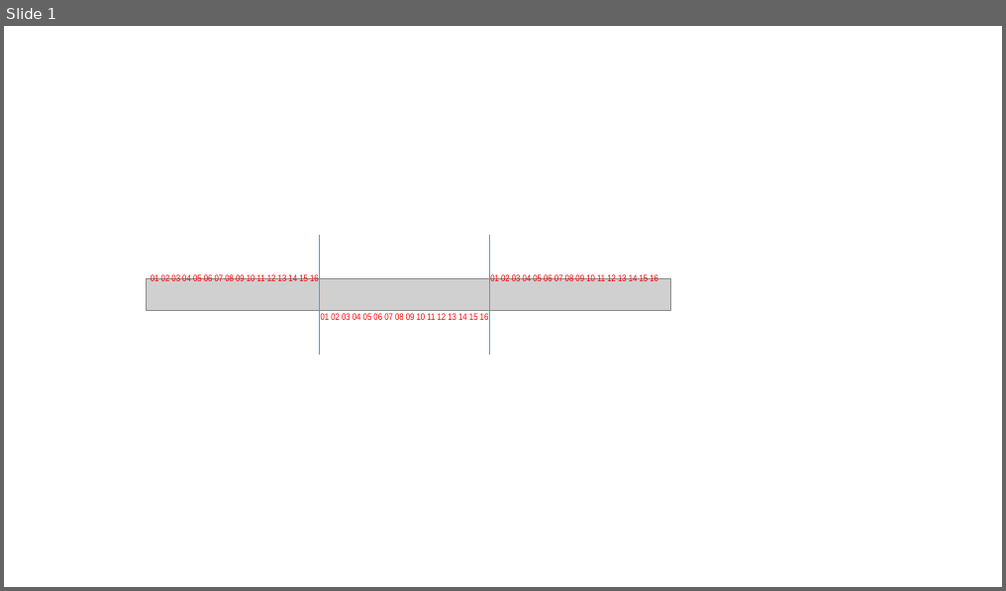
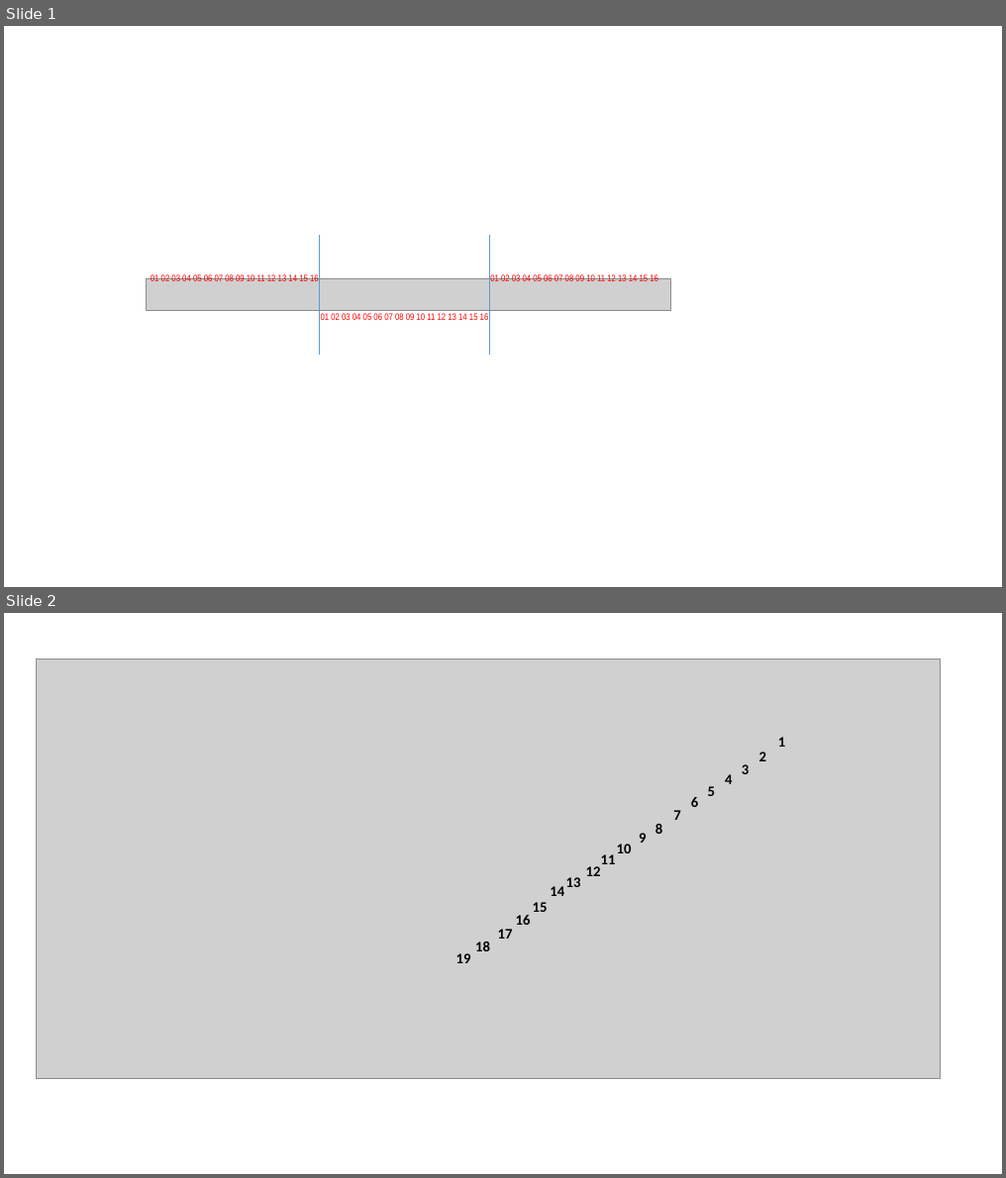
Before and after one commit to KeinOhrHasen/FormatStandardify, a slide deck: format-standardify/files/Doc/Презентация Microsoft PowerPoint.pptx. Shown one above the other, each under a label of ours: slide 1 before the commit, slides 1 and 2 after it. The pictures are 1006x591 and 1006x1178 pixels, drawn with LibreOffice and Linux fonts; fonts in the diff are those of the drawing; grey boxes stand for pictures. Boxes give left, top, right and bottom in pixels: in the first picture for what was removed or moved away, otherwise in the second. Text is boxed around its words. In the diff, an @@ line names an element or a change of style, - is before the commit and + after.

```diff
--- a/format-standardify/files/Doc/Презентация Microsoft PowerPoint.pptx
+++ b/format-standardify/files/Doc/Презентация Microsoft PowerPoint.pptx
@@ slide 2 added at (4,613,1002,1174), background #FFFFFF @@
@@ picture added at (36,660,940,1079) @@
@@ text added at (759,752,766,761), 14 pt, text #000000, bold @@
+2
@@ text added at (778,737,785,747), 14 pt, text #000000, bold @@
+1
@@ text added at (708,786,715,796), 14 pt, text #000000, bold @@
+5
@@ text added at (725,774,732,784), 14 pt, text #000000, bold @@
+4
@@ text added at (742,764,748,774), 14 pt, text #000000, bold @@
+3
@@ text added at (673,810,680,820), 14 pt, text #000000, bold @@
+7
@@ text added at (691,797,698,807), 14 pt, text #000000, bold @@
+6
@@ text added at (617,844,632,854), 14 pt, text #000000, bold @@
+10
@@ text added at (639,833,646,843), 14 pt, text #000000, bold @@
+9
@@ text added at (655,824,662,834), 14 pt, text #000000, bold @@
+8
@@ text added at (566,877,581,887), 14 pt, text #000000, bold @@
+13
@@ text added at (586,866,601,876), 14 pt, text #000000, bold @@
+12
@@ text added at (601,855,616,864), 14 pt, text #000000, bold @@
+11
@@ text added at (533,902,548,912), 14 pt, text #000000, bold @@
+15
@@ text added at (549,886,564,896), 14 pt, text #000000, bold @@
+14
@@ text added at (498,929,513,939), 14 pt, text #000000, bold @@
+17
@@ text added at (516,915,531,925), 14 pt, text #000000, bold @@
+16
@@ text added at (456,954,471,963), 14 pt, text #000000, bold @@
+19
@@ text added at (475,942,490,952), 14 pt, text #000000, bold @@
+18
```
Also in this commit, not shown: 24 other files.
